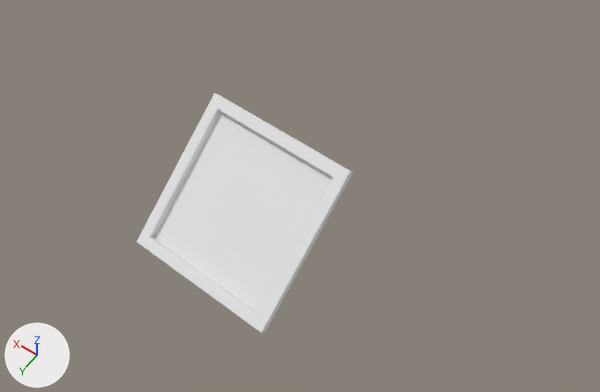
Two versions of the OBJ model assets/box_opened.obj, one commit apart.
Rendered twice from a 50 mm lens placed at (-3.79, 6.03, 7.46), pointed at (-0.13, 0.9, -0.61). Arrows for +X, +Y and +Z are at lower left; the lights stay in place. Where no turn or scale is listed for an object, it has been applied to the vertices.

In view in the first picture: 'Top_Cube.005'.
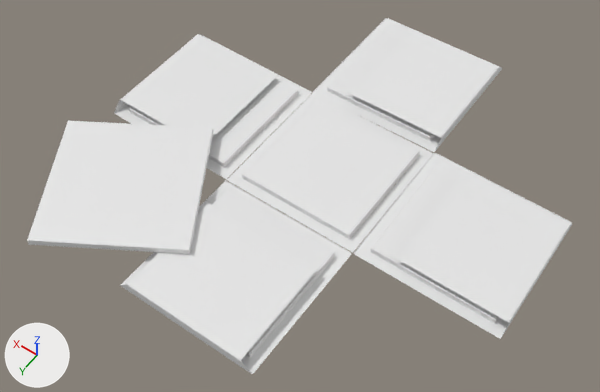
Pixel boxes [x1, y1, x2, y2] of what changed, in the pictures (600 x 392 px):
'Top_Cube.005', reshaped (14% narrower, 44% shorter)
    before: [137, 93, 353, 333]
    after: [27, 121, 213, 254]
'Box.001_Cube.000', added
    after: [120, 180, 351, 374]
'Box.002_Cube.001', added
    after: [354, 153, 572, 339]
'Box_Cube.004', added
    after: [213, 67, 433, 253]
'Box.008_Cube.009', added
    after: [114, 34, 313, 179]
'Box.010_Cube.011', added
    after: [313, 18, 503, 152]
'Box.009_Cube.010', added
    after: [350, 152, 419, 239]
'Box.007_Cube.008', added
    after: [350, 153, 419, 238]

The change, as a diff of the scene's bpy script:
```diff
--- a/assets/box_opened.obj.py
+++ b/assets/box_opened.obj.py
@@ me_top_cube_005 @@
 me_top_cube_005.from_pydata(...)  # 48 vertices, 92 faces; spans x -0.99..1.03, y 0.99..2.73, z -0.65..0.74
+# me_top_cube_005 part 1: the whole mesh is multiplied about its middle by the matrix ((-0.868, -0.343, 0.36), (-0.491, 0.704, -0.513), (-0.077, -0.622, -0.779)), then moved by (1.86, 0.04, -0.84)
 me_top_cube_005.materials.append(mat_material_001)
@@ me_box_009_cube_010 @@
+me_box_009_cube_010.from_pydata([(-0.83, 0.83, -0.92), (-0.84, 0.84, -0.93), (-0.83, -0.84, -0.92), (-0.84, -0.85, -0.93), (-0.84, 0.84, -0.99), (-0.85, 0.85, -1.0), (-0.84, -0.85, -0.99), (-0.85, -0.85, -1.0)], [], [(2, 1, 0), (6, 5, 4), (2, 3, 1), (6, 7, 5)])
@@ me_box_007_cube_008 @@
+me_box_007_cube_008.from_pydata([(-0.84, 0.84, -0.93), (-0.84, -0.85, -0.93), (-0.84, 0.84, -0.99), (-0.84, -0.85, -0.99)], [], [(2, 1, 3), (2, 0, 1)])
@@ ob_box_cube_004 @@
+ob_box_cube_004 = bpy.data.objects.new('Box_Cube.004', me_box_cube_004)  # 29 vertices, 32 faces; spans x -1.0..1.0, y -1.0..1.0, z -1.0..1.0
+ob_box_cube_004.location = (0.0, 0.0, 0.0)
@@ ob_box_010_cube_011 @@
+ob_box_010_cube_011 = bpy.data.objects.new('Box.010_Cube.011', me_box_010_cube_011)  # 32 vertices, 46 faces; spans x -1.0..1.01, y -2.99..-0.99, z -1.02..-0.82
+ob_box_010_cube_011.location = (0.0, 0.0, 0.0)
@@ ob_box_009_cube_010 @@
+ob_box_009_cube_010 = bpy.data.objects.new('Box.009_Cube.010', me_box_009_cube_010)
+ob_box_009_cube_010.location = (0.0, 0.0, 0.0)
@@ ob_box_008_cube_009 @@
+ob_box_008_cube_009 = bpy.data.objects.new('Box.008_Cube.009', me_box_008_cube_009)  # 32 vertices, 46 faces; spans x 1.0..3.0, y -1.0..0.99, z -1.02..-0.82
+ob_box_008_cube_009.location = (0.0, 0.0, 0.0)
@@ ob_box_007_cube_008 @@
+ob_box_007_cube_008 = bpy.data.objects.new('Box.007_Cube.008', me_box_007_cube_008)
+ob_box_007_cube_008.location = (0.0, 0.0, 0.0)
@@ ob_box_002_cube_001 @@
+ob_box_002_cube_001 = bpy.data.objects.new('Box.002_Cube.001', me_box_002_cube_001)  # 33 vertices, 47 faces; spans x -3.0..-0.99, y -0.99..1.01, z -1.02..-0.83
+ob_box_002_cube_001.location = (0.0, 0.0, 0.0)
@@ ob_box_001_cube_000 @@
+ob_box_001_cube_000 = bpy.data.objects.new('Box.001_Cube.000', me_box_001_cube_000)  # 32 vertices, 46 faces; spans x -0.99..1.0, y 1.0..3.0, z -1.01..-0.83
+ob_box_001_cube_000.location = (0.0, 0.0, 0.0)
```
